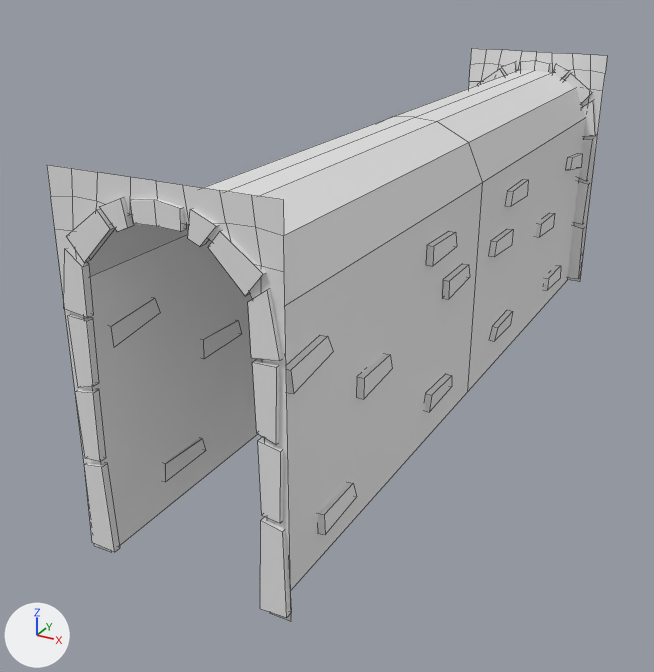
The FBX model Assets/3dAssets/Enviroment/bridgeSingleOpening_module.fbx, before and after one commit.
Both versions are drawn from a 50 mm lens placed at (-13.08, -21.07, 4.84), pointed at (-17.62, -12.82, 0.72). The axes (+X, +Y, +Z) are drawn at lower left. The lights are the same throughout. Mesh edges are drawn as thin lines.

Script lines for the objects in view, before the commit:
```python
me_plane_006 = bpy.data.meshes.new('Plane.006')
me_plane_006.from_pydata(...)  # 477 vertices, 360 faces; spans x -1.0..1.0, y -4.37..4.37, z -0.01..3.34
me_plane_006.materials.append(mat_material_001)  # white #e7e7e7
ob_plane_246 = bpy.data.objects.new('Plane.246', me_plane_006)
ob_plane_246.location = (-17.0, -12.0, 0.0)
```
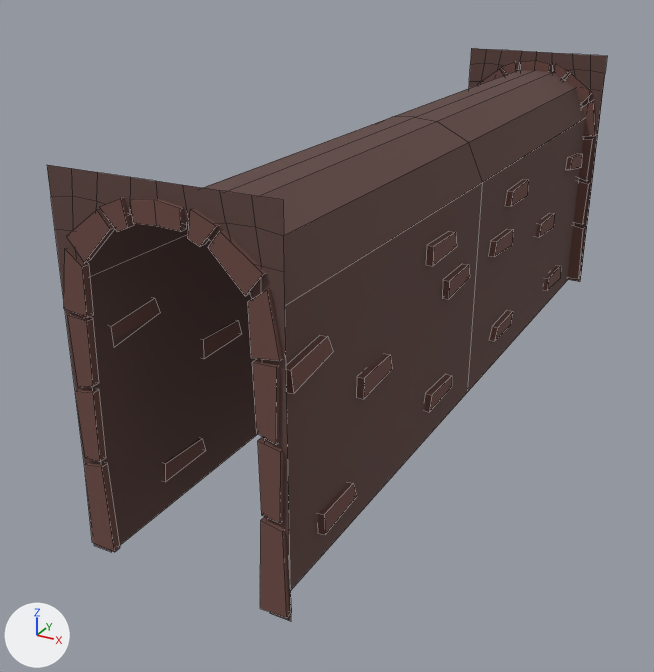
Boxes [x1, y1, x2, y2] around the edits, measured in the pictures (654 x 672 px):
part 1 of me_plane_006, recoloured (white to brown): [47, 165, 291, 621] in both
part 2 of me_plane_006, recoloured (white to brown): [469, 48, 607, 282] in both
part 3 of me_plane_006, recoloured (white to brown): [84, 117, 482, 590] in both
part 4 of me_plane_006, recoloured (white to brown): [394, 70, 586, 391] in both
part 5 of me_plane_006, recoloured (white to brown): [64, 61, 596, 618] in both

What the commit changed:
Material 'Wall' (mat_wall) is new.
Its base color is (0.115, 0.061, 0.0537) (brown #5f4642).
Its roughness is 1.0.
Material 'Brick' (mat_brick) is new.
Its base color is (0.157, 0.0714, 0.0599) (brown #6e4c45).
Its roughness is 1.0.
me_plane_006 has 477 vertices, 360 faces and spans x -1.0..1.0, y -4.37..4.37, z -0.01..3.34.
me_plane_006 is used by ob_plane_246; location (-17.0, -12.0, 0.0).
me_plane_006 part 1: 18 of the faces centred in x -0.9..0.9, y -4.33, z 1.64..3.24 switch from mat_material_001 (white #e7e7e7) to mat_wall (brown #5f4642).
me_plane_006 part 2: 18 of the faces centred in x -0.9..0.9, y 4.33, z 1.64..3.24 switch from mat_material_001 (white #e7e7e7) to mat_wall (brown #5f4642).
me_plane_006 part 3: 8 of the faces centred in x -0.81..0.81, y -2.17, z 1.24..3.08 switch from mat_material_001 (white #e7e7e7) to mat_wall (brown #5f4642).
me_plane_006 part 4: 8 of the faces centred in x -0.81..0.81, y 2.17, z 1.24..3.08 switch from mat_material_001 (white #e7e7e7) to mat_wall (brown #5f4642).
me_plane_006 part 5: 308 of the faces centred in x -0.97..0.97, y -4.37..4.37, z 0.05..3.2 switch from mat_material_001 (white #e7e7e7) to mat_brick (brown #6e4c45).
